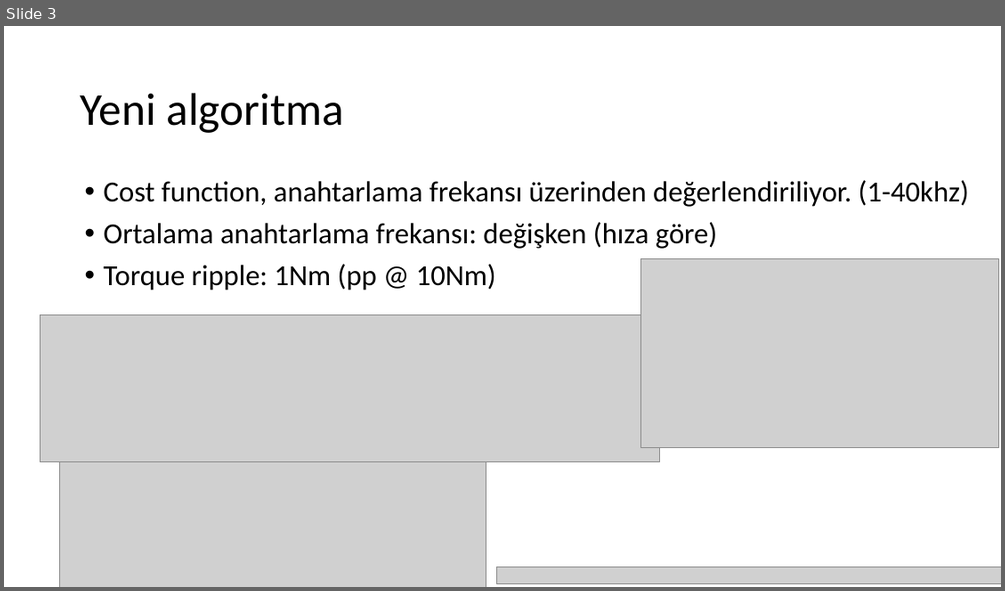
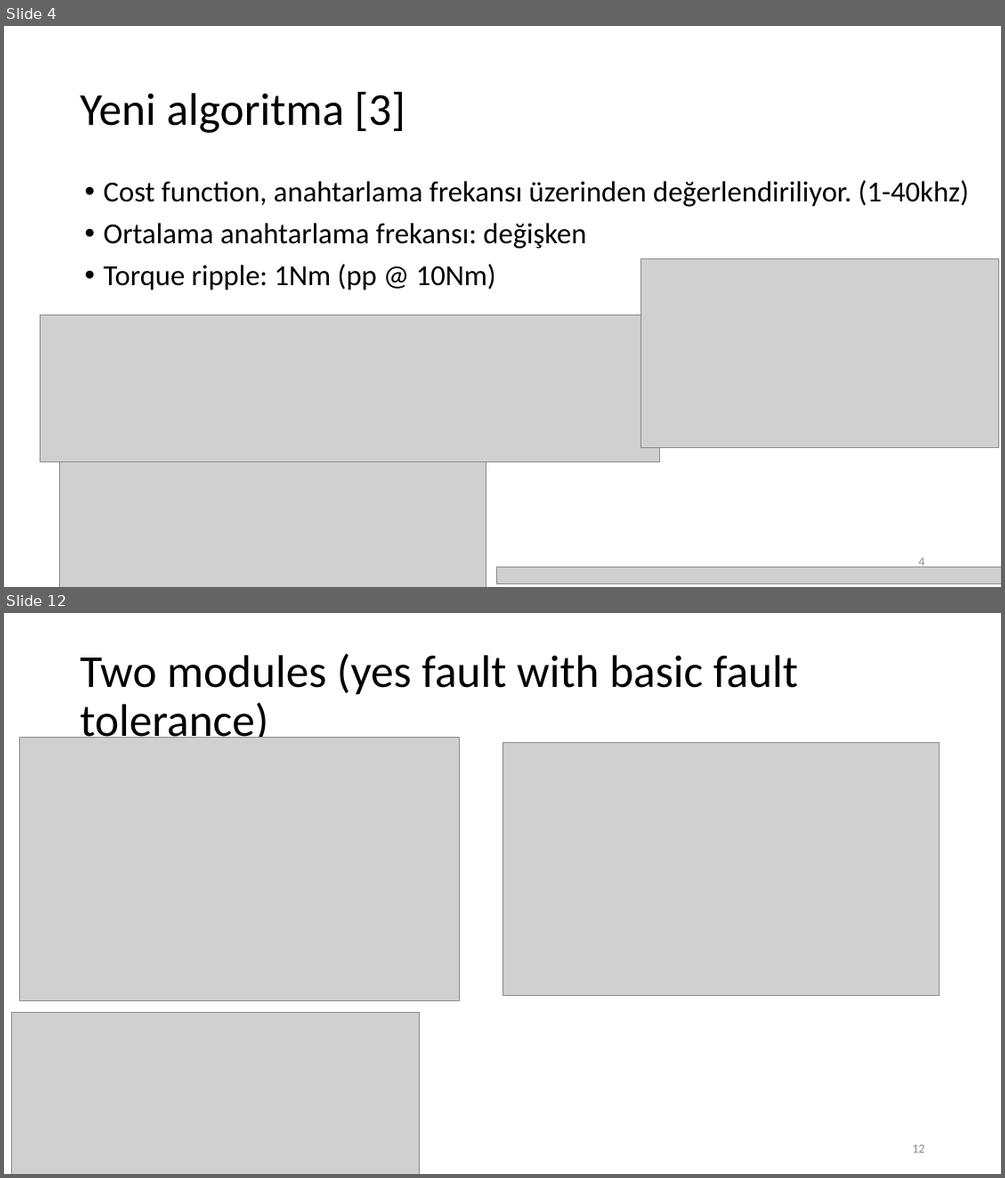
Before and after one commit to hakansrc/fault_tolerant_drives, a slide deck: Simulation/MPC/Sunumlar/MPC_sunum_week35.pptx. Shown one above the other, each under a label of ours: slide 3 before the commit, slides 4 and 12 after it; the slides between them are not shown. The pictures are 1005x591 and 1005x1178 pixels, drawn with LibreOffice and Linux fonts; fonts in the diff are those of the drawing; grey boxes stand for pictures. Boxes give left, top, right and bottom in pixels: in the first picture for what was removed or moved away, otherwise in the second. Text is boxed around its words. In the diff, an @@ line names an element or a change of style, - is before the commit and + after.

```diff
--- a/Simulation/MPC/Sunumlar/MPC_sunum_week35.pptx
+++ b/Simulation/MPC/Sunumlar/MPC_sunum_week35.pptx
@@ slide 12 added at <box>4,613,1001,1174</box>, background #FFFFFF @@
@@ title added at <box>80,653,798,747</box>, 44 pt, text #000000 @@
+Two modules (yes fault with basic fault tolerance)
@@ picture added at <box>20,737,461,1001</box> @@
@@ picture added at <box>502,743,939,996</box> @@
@@ picture added at <box>11,1012,419,1174</box> @@
@@ page number added at <box>912,1144,924,1152</box>, 12 pt, text #8C8C8C @@
+12
@@ what was slide 3 is now slide 4 @@
@@ slide 4 changed as well @@
@@ title at <box>80,92,405,133</box>: text changed @@
-Yeni algoritma
+Yeni algoritma [3]
@@ text at <box>104,223,586,248</box>: text changed @@
-• Ortalama anahtarlama frekansı: değişken (hıza göre)
+• Ortalama anahtarlama frekansı: değişken
@@ page number added at <box>918,557,924,567</box>, 12 pt, text #8C8C8C @@
+4
```
Also in this commit, not shown: 2 other slides changed, 14 other slides added, 2 slides removed, 9 other files.
